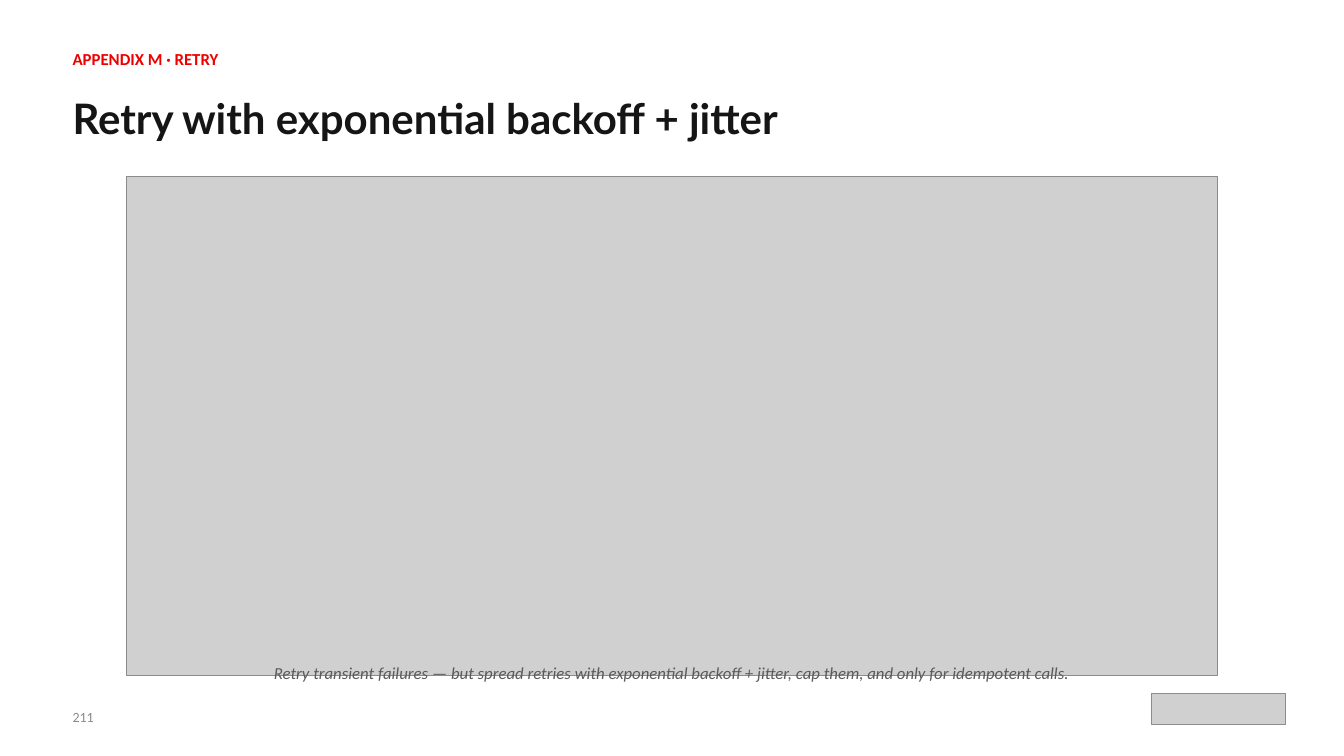
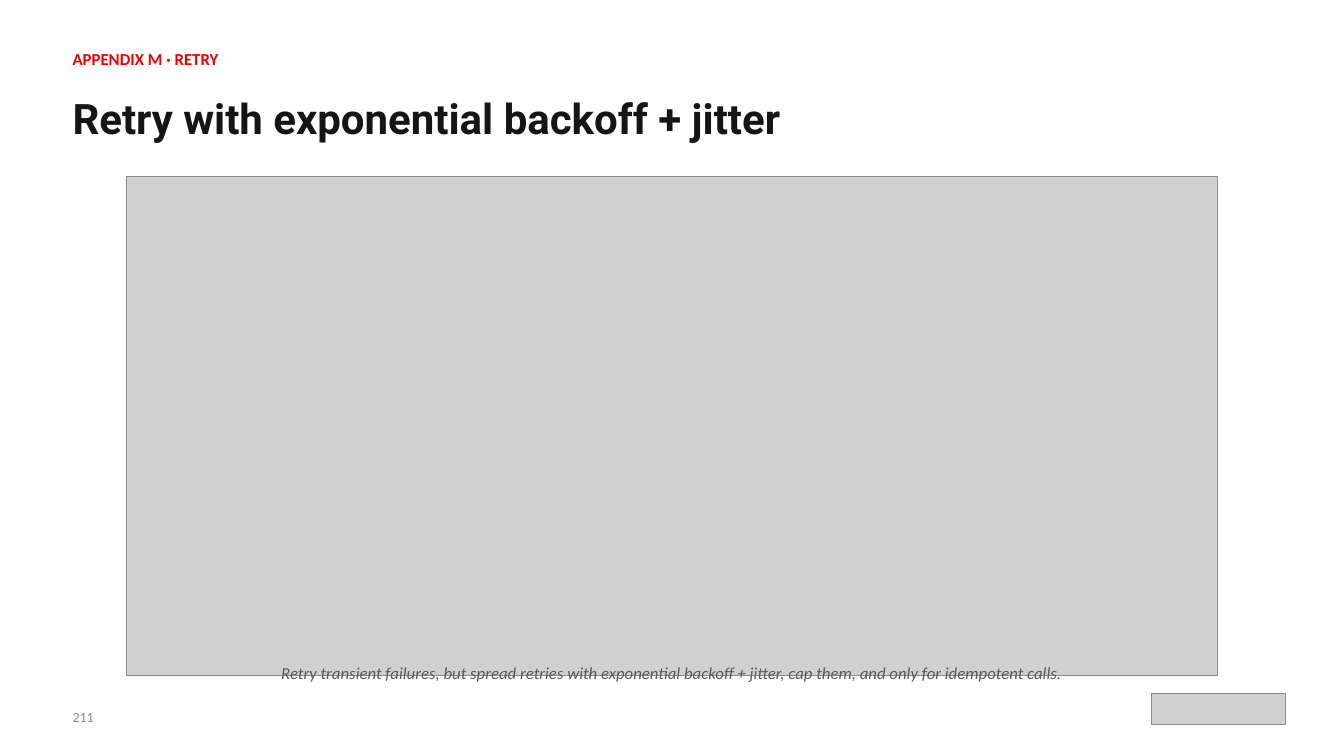
Before and after one commit to patterncatalyst/cloud-native-design-patterns, a slide deck: slide 238 of lgtm-presentation/Designing-Cloud-Native-APIs-Python.pptx. Drawn at 1344x756 pixels with LibreOffice and Linux fonts; fonts in the diff are those of the drawing; grey boxes stand for pictures. Boxes give left, top, right and bottom in pixels: in the first picture for what was removed or moved away, otherwise in the second. Text is boxed around its words. In the diff, an @@ line names an element or a change of style, - is before the commit and + after.

```diff
--- a/lgtm-presentation/Designing-Cloud-Native-APIs-Python.pptx
+++ b/lgtm-presentation/Designing-Cloud-Native-APIs-Python.pptx
@@ text "Retry with exponential backoff + ..." at box(73, 102, 780, 143): font Lato to Roboto @@
@@ text at box(281, 667, 1061, 683): text changed @@
-Retry transient failures — but spread retries with exponential backoff + jitter, cap them, and only for idempotent calls.
+Retry transient failures, but spread retries with exponential backoff + jitter, cap them, and only for idempotent calls.
```
Also in this commit, not shown: 281 other slides changed, 3 other files.
